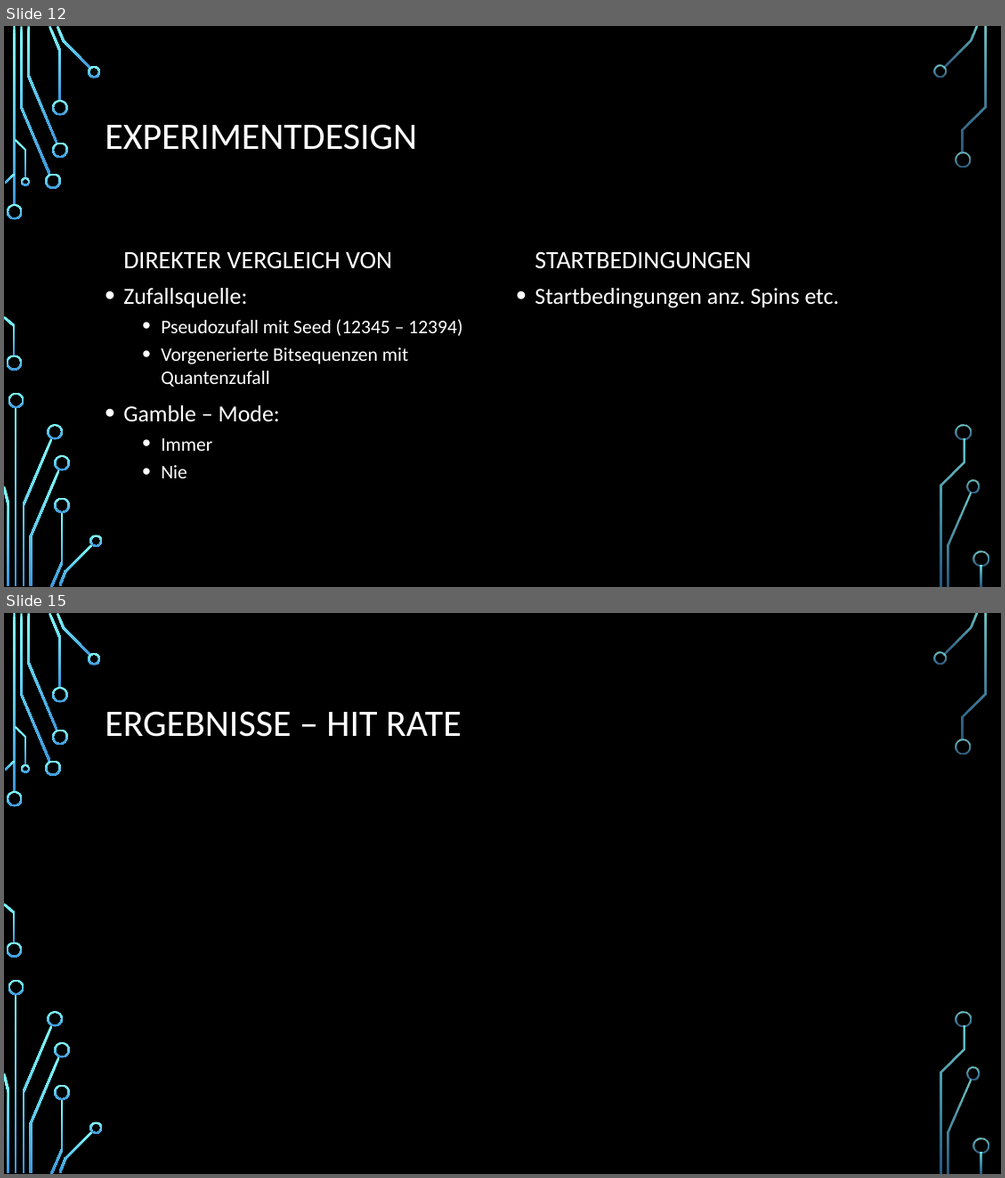
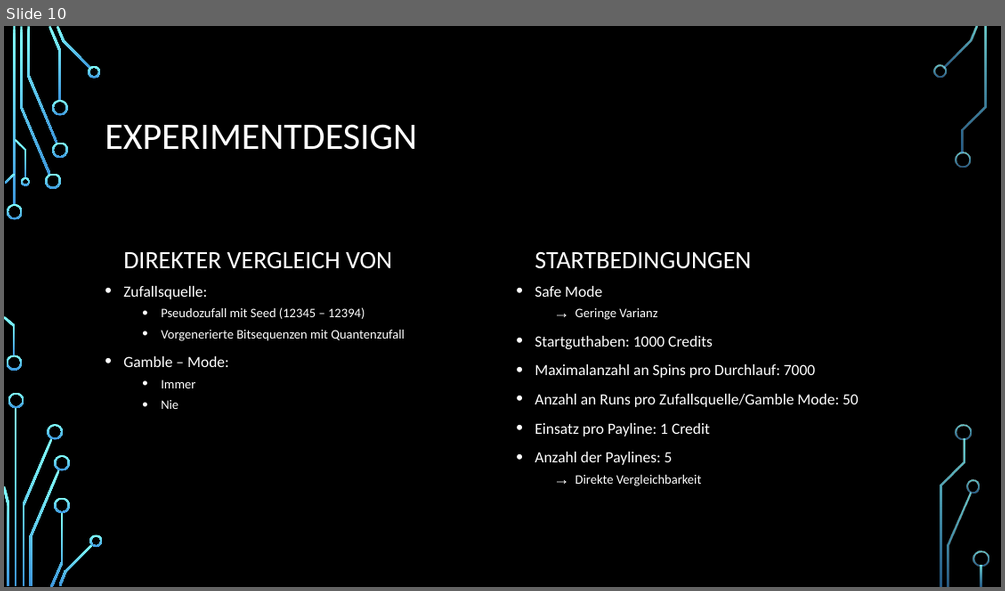
Before and after one commit to freiheits-stack/slot_project, a slide deck: docs/Spiel_Quantenzufall_Präsentation.pptx. Shown one above the other, each under a label of ours: slides 12 and 15 before the commit, slide 10 after it; the slides between them are not shown. The pictures are 1005x1178 and 1005x591 pixels, drawn with LibreOffice and Linux fonts; fonts in the diff are those of the drawing; background and template pictures are left out. Boxes give left, top, right and bottom in pixels: in the first picture for what was removed or moved away, otherwise in the second. Text is boxed around its words. In the diff, an @@ line names an element or a change of style, - is before the commit and + after.

```diff
--- a/docs/Spiel_Quantenzufall_Präsentation.pptx
+++ b/docs/Spiel_Quantenzufall_Präsentation.pptx
@@ slide 15 removed at (4,613,1001,1174), background picture (left out); not listed: 36 template elements that a slide beside it also shows @@
@@ title removed at (105,711,461,737) @@
-ERGEBNISSE – HIT RATE
@@ what was slide 12 is now slide 10 @@
@@ slide 10 changed as well @@
@@ text "Zufallsquelle:" at (123,286,404,409): size 22.2 to 15 pt in "Zufallsquelle:", "Gamble – Mode:"; size 18.5 to 12.5 pt in "Pseudozufall mit Seed (12345 – 12394)", "Vorgenerierte Bitsequenzen mit Quantenzufall", "Immer", "Nie" @@
@@ text at (534,286,858,486): text changed; size 22.2 to 15 pt @@
-• Startbedingungen anz. Spins etc.
+• Safe Mode
+  → Geringe Varianz
+• Startguthaben: 1000 Credits
+• Maximalanzahl an Spins pro Durchlauf: 7000
+• Anzahl an Runs pro Zufallsquelle/Gamble Mode: 50
+• Einsatz pro Payline: 1 Credit
+• Anzahl der Paylines: 5
+  → Direkte Vergleichbarkeit
```
Also in this commit, not shown: 8 other slides changed, 8 slides added, 7 other slides removed, 2 other files.
